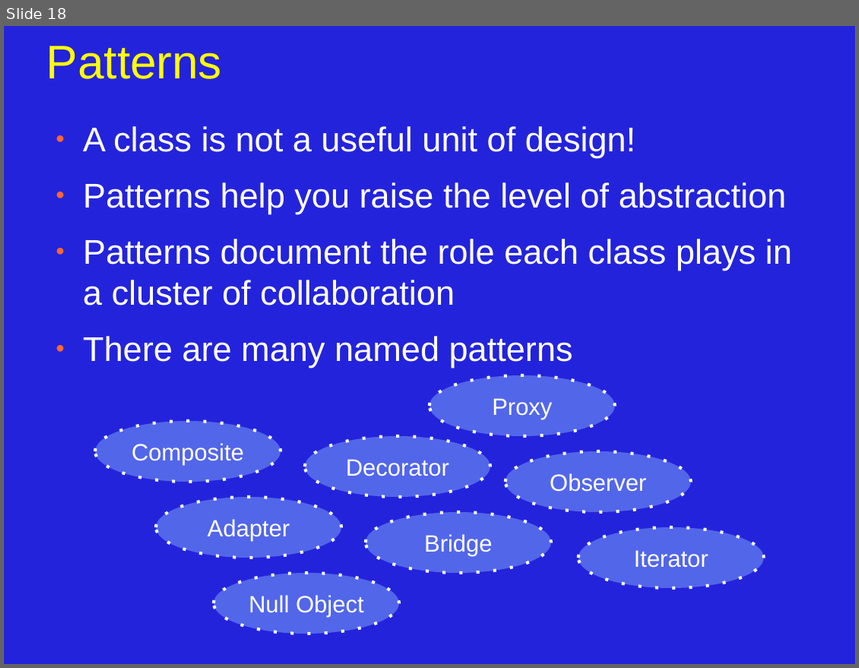
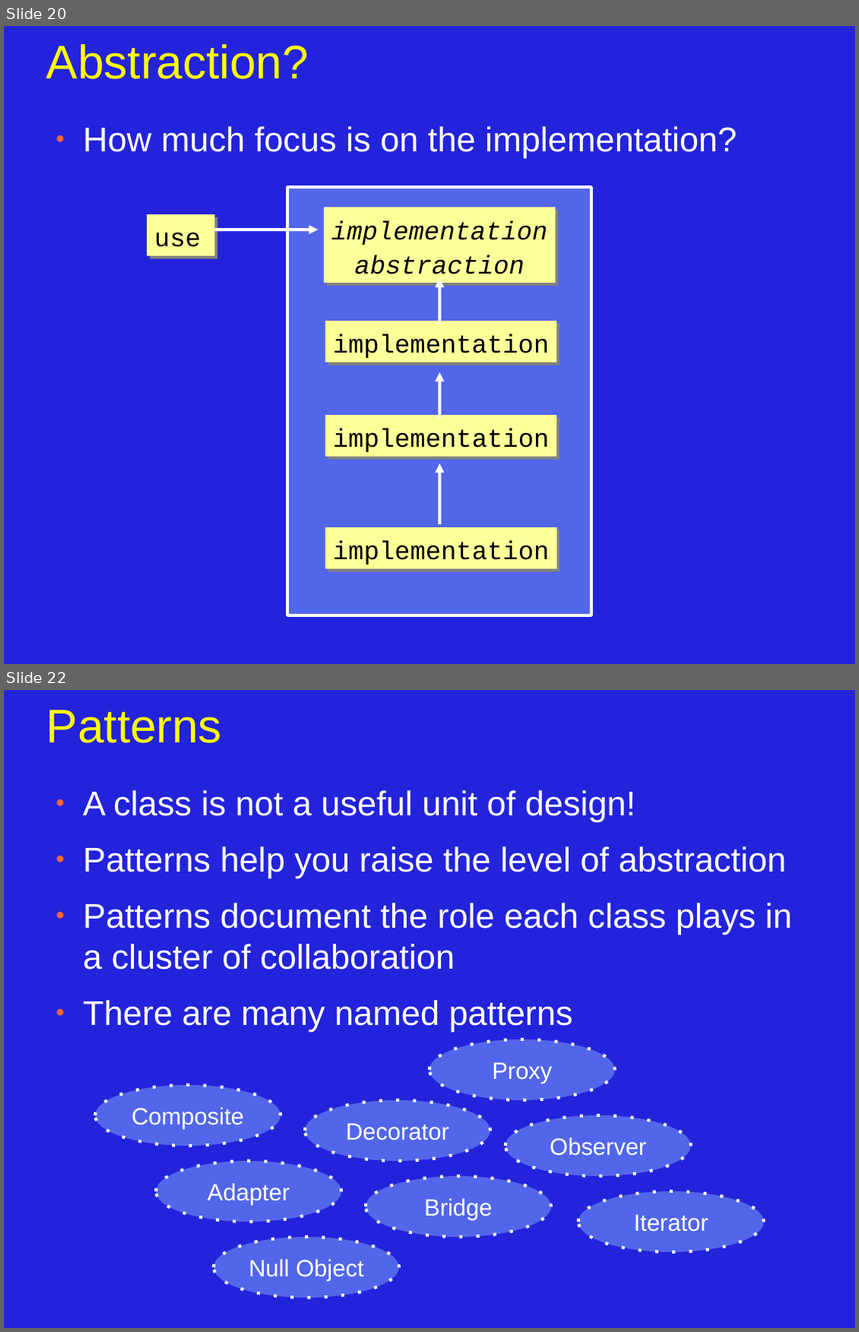
Before and after one commit to JonJagger/two-day-courses, a slide deck: cppf/08_Object_Oriented_Programming.odp. Shown one above the other, each under a label of ours: slide 18 before the commit, slides 20 and 22 after it; the slides between them are not shown. The pictures are 859x668 and 859x1332 pixels, drawn with LibreOffice and Linux fonts; fonts in the diff are those of the drawing. Boxes give left, top, right and bottom in pixels: in the first picture for what was removed or moved away, otherwise in the second. Text is boxed around its words. In the diff, an @@ line names an element or a change of style, - is before the commit and + after.

```diff
--- a/cppf/08_Object_Oriented_Programming.odp
+++ b/cppf/08_Object_Oriented_Programming.odp
@@ slide 20 added at bbox=[4, 26, 855, 664], background #2323DC @@
@@ title added at bbox=[47, 44, 309, 79], 44 pt, text #FFFF00 @@
+Abstraction?
@@ text added at bbox=[83, 126, 737, 157], 32 pt, text #FFFFFF @@
+● How much focus is on the implementation?
@@ rectangle added at bbox=[287, 187, 591, 616], fill #99CCFF at 40% opacity, outline #FFFFFF 2.83 pt @@
@@ rectangle added at bbox=[324, 208, 556, 283], fill #FFFF99, 24 pt, text #000000, italic @@
+implementation
+abstraction
@@ rectangle added at bbox=[147, 214, 215, 256], fill #FFFF99, 24 pt, text #000000 @@
+use
@@ arrow added from (215, 230) to (319, 230), #FFFFFF 2.83 pt @@
@@ arrow added from (439, 324) to (439, 278), #FFFFFF 2.83 pt @@
@@ rectangle added at bbox=[325, 321, 557, 363], fill #FFFF99, 24 pt, text #000000 @@
+implementation
@@ arrow added from (439, 418) to (439, 373), #FFFFFF 2.83 pt @@
@@ rectangle added at bbox=[325, 415, 557, 457], fill #FFFF99, 24 pt, text #000000 @@
+implementation
@@ arrow added from (439, 525) to (439, 464), #FFFFFF 2.83 pt @@
@@ rectangle added at bbox=[325, 528, 557, 569], fill #FFFF99, 24 pt, text #000000 @@
+implementation
@@ what was slide 18 is now slide 22 @@
```
Also in this commit, not shown: 6 slides changed, 3 other slides added.
